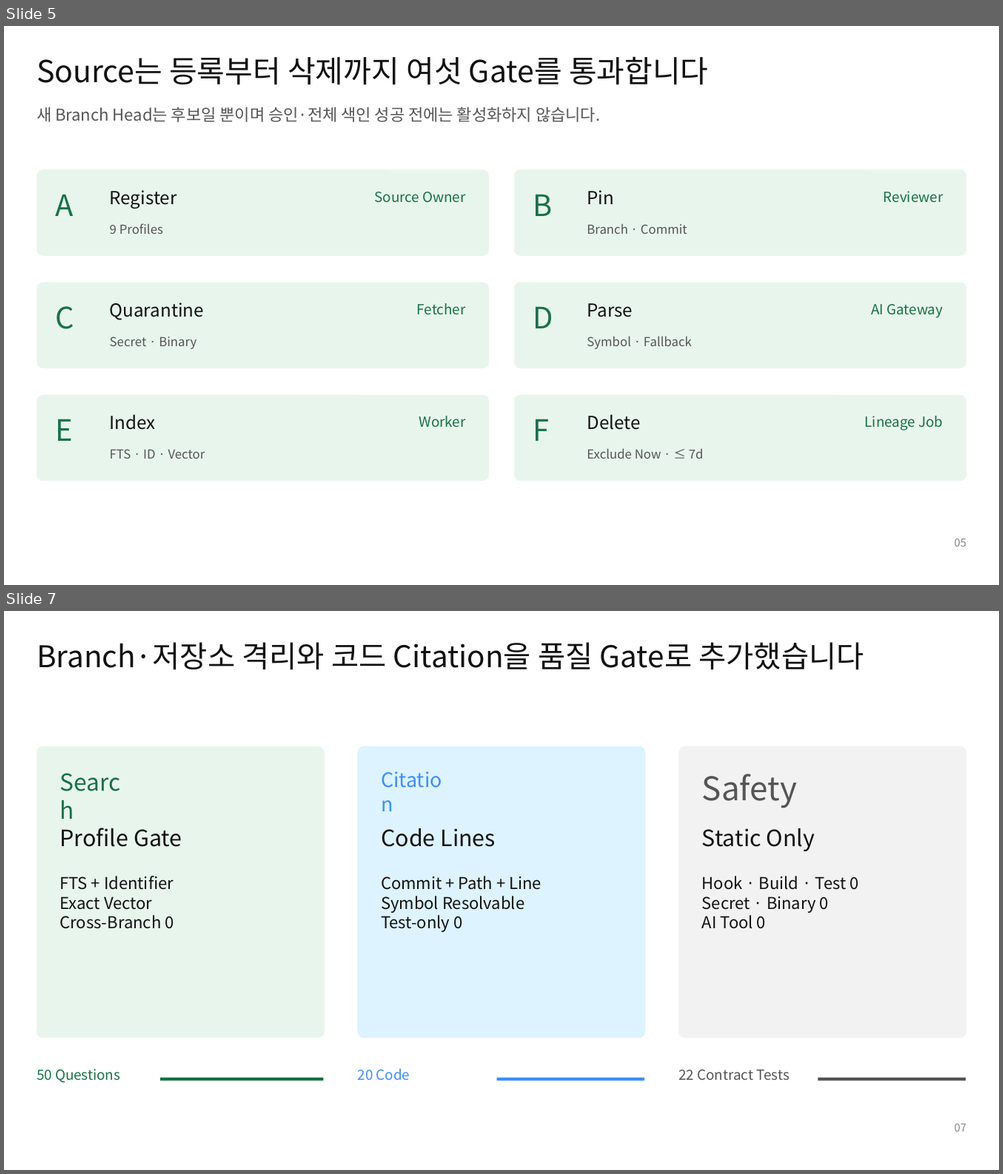
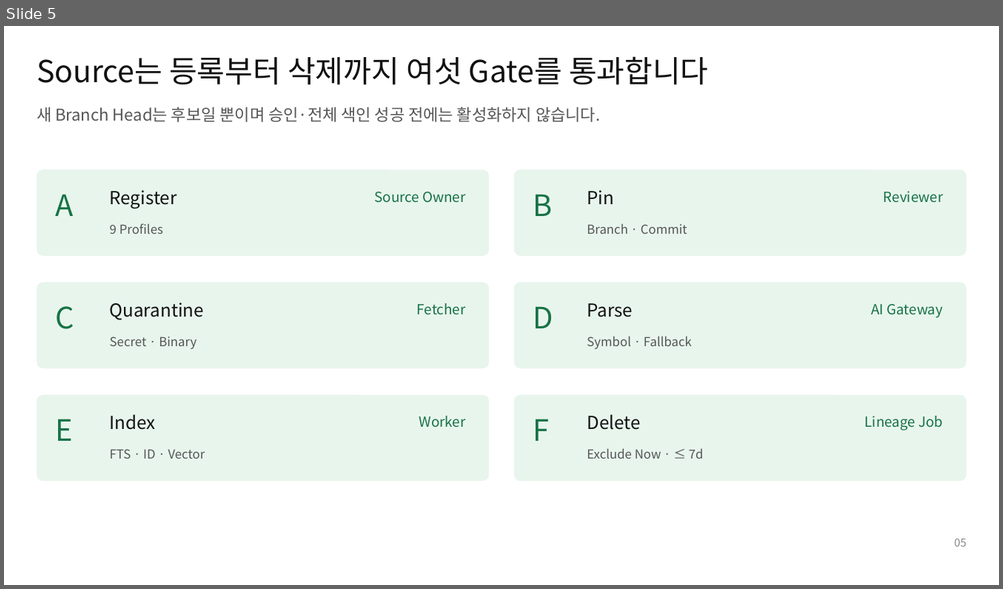
Before and after one commit to ablecloud-team/ablestack-techflow, a slide deck: output/presentation/techflow-rag-poc-design.pptx. Shown one above the other, each under a label of ours: slides 5 and 7 before the commit, slide 5 after it; the slides between them are not shown. The pictures are 1003x1174 and 1003x589 pixels, drawn with LibreOffice and Linux fonts; fonts in the diff are those of the drawing. Boxes give left, top, right and bottom in pixels: in the first picture for what was removed or moved away, otherwise in the second. Text is boxed around its words. In the diff, an @@ line names an element or a change of style, - is before the commit and + after.

```diff
--- a/output/presentation/techflow-rag-poc-design.pptx
+++ b/output/presentation/techflow-rag-poc-design.pptx
@@ slide 7 removed at <box>4,611,999,1170</box>, background #FFFFFF @@
@@ text removed at <box>37,642,863,670</box> @@
-Branch·저장소 격리와 코드 Citation을 품질 Gate로 추가했습니다
@@ rounded rectangle removed at <box>37,746,324,1039</box> @@
@@ rounded rectangle removed at <box>358,746,645,1039</box> @@
@@ rounded rectangle removed at <box>678,746,966,1039</box> @@
@@ text removed at <box>60,768,130,812</box> @@
-Search
@@ text removed at <box>381,768,451,812</box> @@
-Citation
@@ text removed at <box>702,774,797,809</box> @@
-Safety
@@ text removed at <box>60,828,182,847</box> @@
-Profile Gate
@@ text removed at <box>381,828,495,847</box> @@
-Code Lines
@@ text removed at <box>702,828,815,851</box> @@
-Static Only
@@ text removed at <box>60,876,173,929</box> @@
-FTS + Identifier
-Exact Vector
-Cross-Branch 0
@@ text removed at <box>381,876,541,932</box> @@
-Commit + Path + Line
-Symbol Resolvable
-Test-only 0
@@ text removed at <box>702,876,858,929</box> @@
-Hook · Build · Test 0
-Secret · Binary 0
-AI Tool 0
@@ text removed at <box>37,1069,120,1083</box> @@
-50 Questions
@@ text removed at <box>358,1069,410,1081</box> @@
-20 Code
@@ text removed at <box>678,1070,788,1080</box> @@
-22 Contract Tests
@@ rectangle removed at <box>160,1078,324,1081</box> @@
@@ rectangle removed at <box>496,1078,644,1081</box> @@
@@ rectangle removed at <box>818,1078,966,1081</box> @@
@@ text removed at <box>954,1124,966,1132</box> @@
-07
```
Also in this commit, not shown: 7 slides changed, 1 slide added, 15 other files.
